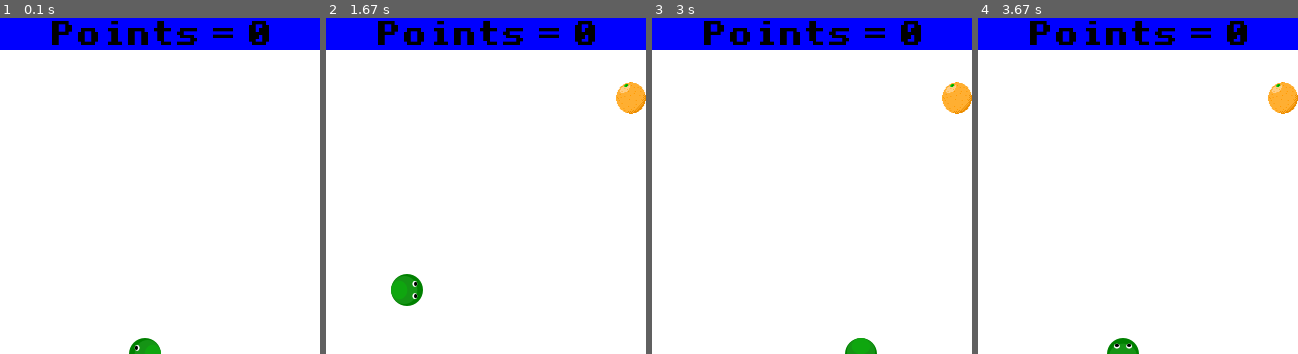
Above: before the commit, frames 1-4 (left to right).
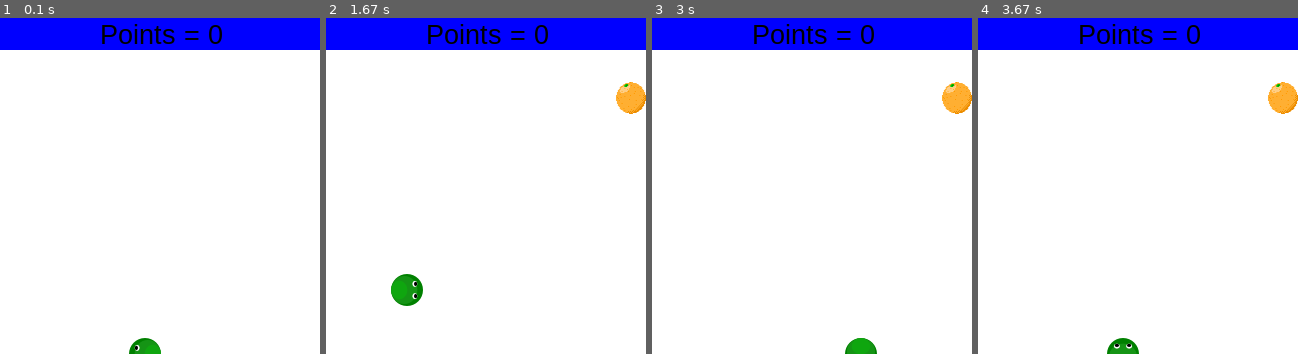
Above: after the commit, the same moments.

Repository: mattvenn/python-workshop
Game: pygame game, started from demos/pygame/snake/snake.py
Two runs of this game, one before a commit and one after it. Both use one fixed random seed, a clock stepped at 60 frames per second and the inputs below. The source is Python 2; it was converted automatically to run under Python 3.
Inputs:
- Up to frame 1 (0.1 s): no input
- Up to frame 2 (1.67 s): hold Right 0.33-0.8 s; hold Up 0.83-1.3 s; hold Right from 1.33 s (still down)
- Up to frame 3 (3 s): release Right at 1.83 s; hold Down 2.43-2.98 s
- Up to frame 4 (3.67 s): hold Left 3.02-3.57 s; hold Up from 3.6 s (still down)
The pictures show only the part of the screen within x 25-75%, y 0-50%; the shares and areas given below are measured in that part.

The runs differ from the first frame. In frame 1, 2.2% of the frame differs, in the area x 16-85%, y 0-9%; in frame 2, 2.2%; in frame 3, 2.2%; in frame 4, 2.2%.

Commit message:
removed beeb font dep

Diff:
--- a/demos/pygame/snake/snake.py
+++ b/demos/pygame/snake/snake.py
@@ -178,8 +178,7 @@
 #show the score
 def show_score():
 
-    #font from http://fontstruct.com/fontstructions/show/beeb
-    font = pygame.font.Font('Beeb.ttf', tile_size - 5)
+    font = pygame.font.SysFont('Arial', tile_size - 5)
     background = pygame.Surface((screen_width,score_height))
     background = background.convert()
     background.fill(BLUE)
Binary file removed: demos/pygame/snake/Beeb.ttf
